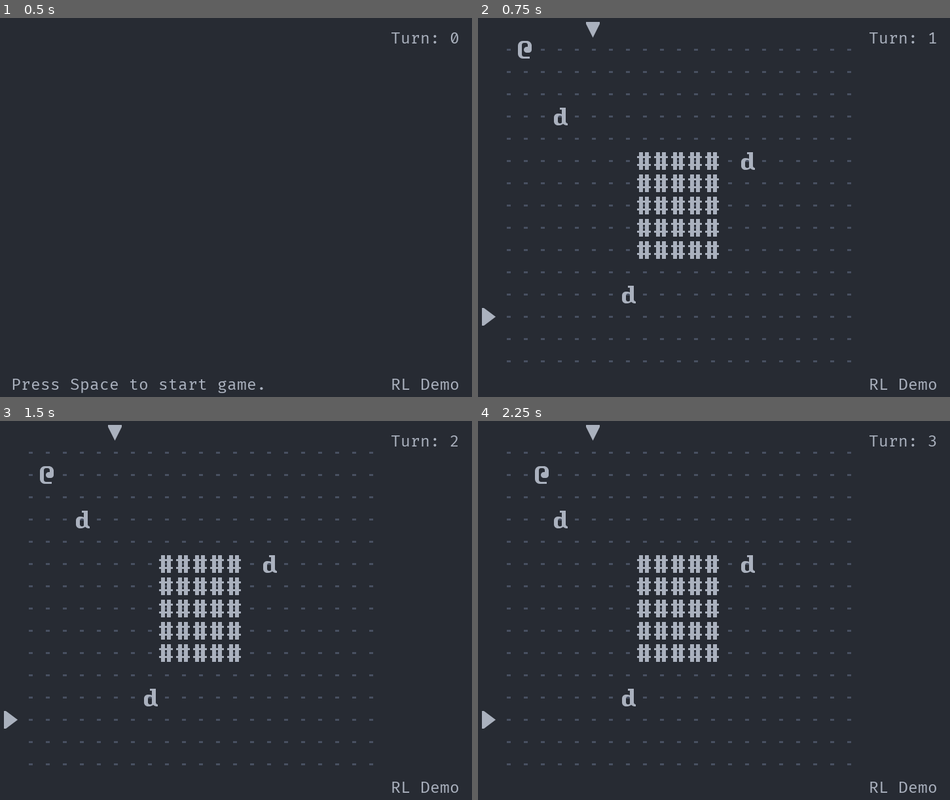
Above: before the commit, frames 1-4 (two rows, left to right).
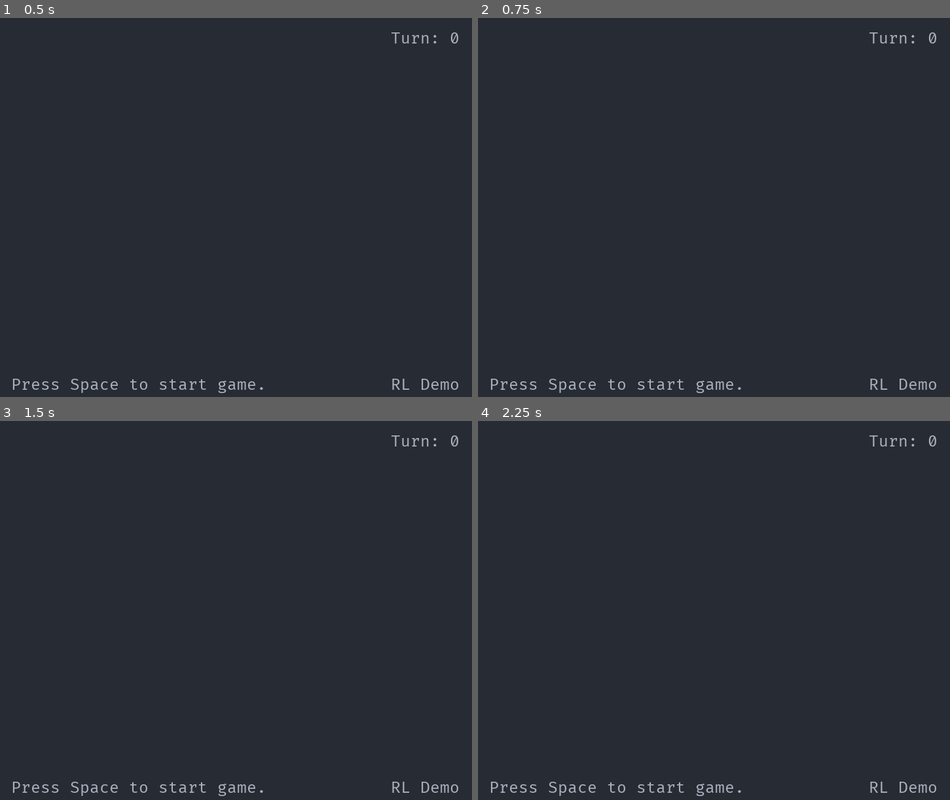
Above: after the commit, the same moments.

Repository: Bozar/GodotRoguelikeTutorial
Game: Godot game, scene res://scene/main/MainScene.tscn
The game is run twice, just before and just after one commit, with the same random seed, the same clock (stepped at 60 frames per second) and the same inputs.
Inputs:
- Up to frame 1 (0.5 s): no input
- Up to frame 2 (0.75 s): tap Space (init_world) at 0.5, 0.6 s; hold Right (move_right) from 0.53 s (still down)
- Up to frame 3 (1.5 s): tap Space (init_world) at 1.25, 1.35 s; release Right (move_right) at 1.28 s; hold Down (move_down) from 1.28 s (still down)
- Up to frame 4 (2.25 s): tap Space (init_world) at 2, 2.1 s; release Down (move_down) at 2.03 s; hold Right (move_right) from 2.03 s (still down)

Frame 1 is identical in both runs. In frame 2, 4.5% of the frame differs, in the area x 0-98%, y 1-99%; in frame 3, 4.5%; in frame 4, 4.5%.

Commit message:
Press Space to reload the game.

Diff:
--- a/09/library/InputName.gd
+++ b/09/library/InputName.gd
@@ -4,3 +4,4 @@
 const MOVE_DOWN: String = "move_down"
 
 const INIT_WORLD: String = "init_world"
+const RELOAD: String = "reload"
--- a/09/project.godot
+++ b/09/project.godot
@@ -56,6 +56,11 @@
 "events": [ Object(InputEventKey,"resource_local_to_scene":false,"resource_name":"","device":0,"alt":false,"shift":false,"control":false,"meta":false,"command":false,"pressed":false,"scancode":32,"unicode":0,"echo":false,"script":null)
  ]
 }
+reload={
+"deadzone": 0.5,
+"events": [ Object(InputEventKey,"resource_local_to_scene":false,"resource_name":"","device":0,"alt":false,"shift":false,"control":false,"meta":false,"command":false,"pressed":false,"scancode":32,"unicode":0,"echo":false,"script":null)
+ ]
+}
 
 [rendering]
 
--- a/09/scene/main/MainScene.tscn
+++ b/09/scene/main/MainScene.tscn
@@ -9,6 +9,7 @@
 [ext_resource path="res://scene/main/DungeonBoard.gd" type="Script" id=7]
 [ext_resource path="res://scene/main/PCAttack.gd" type="Script" id=8]
 [ext_resource path="res://scene/main/RemoveObject.gd" type="Script" id=9]
+[ext_resource path="res://scene/main/ReloadGame.gd" type="Script" id=10]
 
 [node name="MainScene" type="Node2D"]
 script = ExtResource( 4 )
@@ -28,6 +29,9 @@
 [node name="PCAttack" type="Node2D" parent="PCMove"]
 script = ExtResource( 8 )
 
+[node name="ReloadGame" type="Node2D" parent="PCMove"]
+script = ExtResource( 10 )
+
 [node name="Schedule" type="Node2D" parent="."]
 script = ExtResource( 5 )
 
--- a/09/scene/main/PCMove.gd
+++ b/09/scene/main/PCMove.gd
@@ -7,6 +7,7 @@
 const Schedule := preload("res://scene/main/Schedule.gd")
 
 const PC_ATTACK: String = "PCAttack"
+const RELOAD_GAME: String = "ReloadGame"
 
 var _ref_DungeonBoard: DungeonBoard
 var _ref_Schedule: Schedule
@@ -35,6 +36,8 @@
 	if _is_move_input(event):
 		target = _get_new_position(event, source)
 		_try_move(target[0], target[1])
+	elif _is_reload_input(event):
+		get_node(RELOAD_GAME).reload()
 
 
 func _on_InitWorld_sprite_created(new_sprite: Sprite) -> void:
@@ -47,6 +50,12 @@
 	if current_sprite.is_in_group(_new_GroupName.PC):
 		set_process_unhandled_input(true)
 	# print("{0}: Start turn.".format([current_sprite.name]))
+
+
+func _is_reload_input(event: InputEvent) -> bool:
+	if event.is_action_pressed(_new_InputName.RELOAD):
+		return true
+	return false
 
 
 func _is_move_input(event: InputEvent) -> bool:
--- /dev/null
+++ b/09/scene/main/ReloadGame.gd
@@ -0,0 +1,15 @@
+extends Node2D
+
+
+const PATH_TO_MAIN: String = "res://scene/main/MainScene.tscn"
+
+
+func reload() -> void:
+	var new_scene: Node2D = load(PATH_TO_MAIN).instance()
+	var old_scene: Node2D = get_tree().current_scene
+
+	get_tree().root.add_child(new_scene)
+	get_tree().current_scene = new_scene
+
+	get_tree().root.remove_child(old_scene)
+	old_scene.queue_free()
Not shown: 1 places in 09/scene/main/MainScene.tscn that only renumber resources
